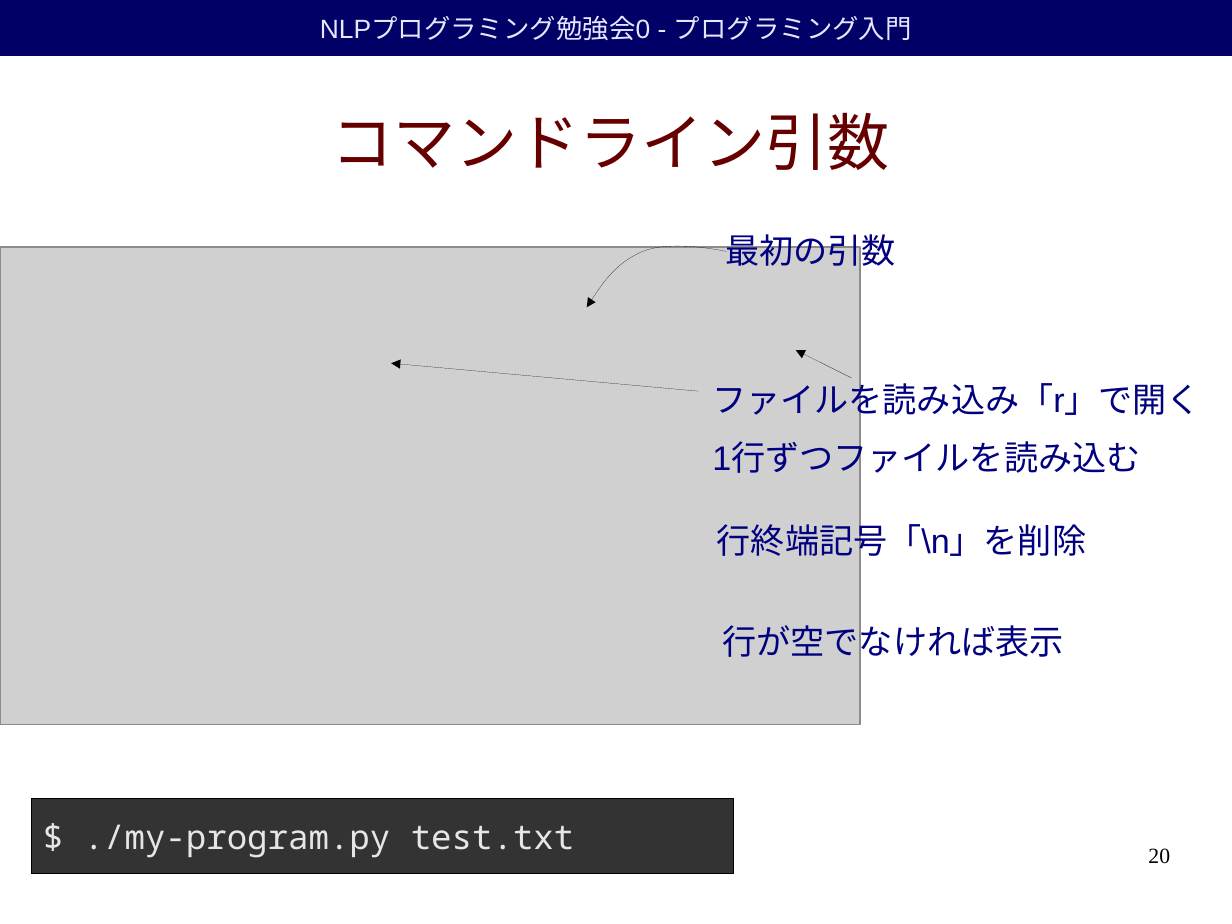
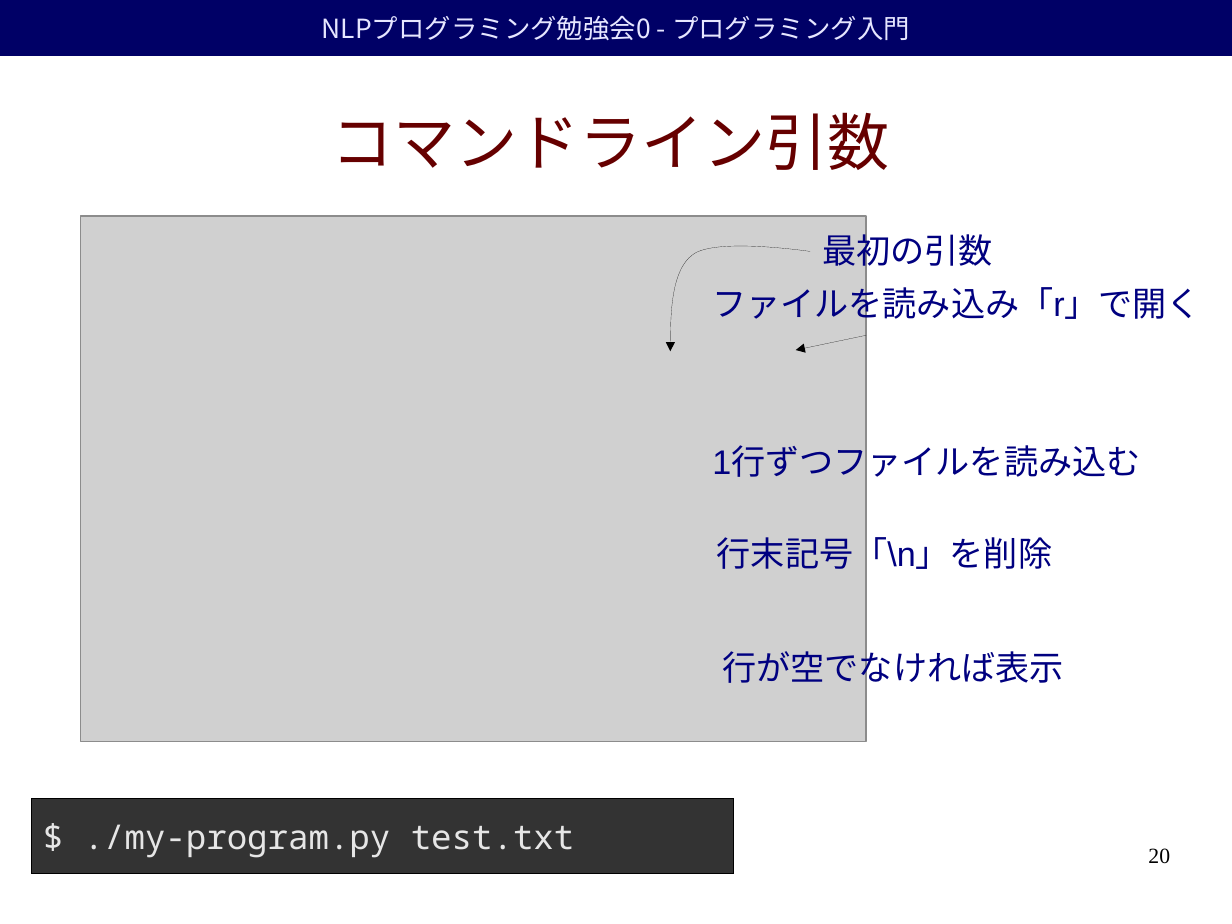
Before and after one commit to duffrind/nlppractice, a slide deck: slide 20 of download/00-intro/nlp-programming-ja-00-intro.odp. Drawn at 1232x924 pixels with LibreOffice and Linux fonts; fonts in the diff are those of the drawing; grey boxes stand for pictures; background and template pictures are left out. Boxes give left, top, right and bottom in pixels: in the first picture for what was removed or moved away, otherwise in the second. Text is boxed around its words. In the diff, an @@ line names an element or a change of style, - is before the commit and + after.

```diff
--- a/download/00-intro/nlp-programming-ja-00-intro.odp
+++ b/download/00-intro/nlp-programming-ja-00-intro.odp
@@ rectangle "NLPプログラミング勉強会0 - プログラミング入門" at box(0, 0, 1232, 56): font Arial to Noto Sans CJK JP @@
@@ picture: place and size @@
-picture at box(0, 247, 861, 726)
+picture at box(80, 216, 866, 741)
@@ text "最初の引数": place and size @@
-text "最初の引数" at box(726, 228, 896, 272)
+text "最初の引数" at box(822, 228, 992, 272)
@@ freeform shape: place and size @@
-freeform shape at box(587, 246, 727, 307)
+freeform shape at box(671, 246, 811, 351)
@@ text "ファイルを読み込み「r」で開く": place and size @@
-text "ファイルを読み込み「r」で開く" at box(712, 377, 1201, 421)
+text "ファイルを読み込み「r」で開く" at box(712, 280, 1201, 324)
@@ arrow moved from (852, 378) - (796, 350) to (866, 335) - (796, 350) @@
@@ arrow removed from (699, 391) to (391, 363) @@
@@ text "1行ずつファイルを読み込む": place and size @@
-text "1行ずつファイルを読み込む" at box(712, 442, 1140, 476)
+text "1行ずつファイルを読み込む" at box(712, 447, 1140, 481)
@@ text at box(717, 531, 1052, 575): text changed @@
-行終端記号「\n」を削除
+行末記号「\n」を削除
@@ text "行が空でなければ表示": place and size @@
-text "行が空でなければ表示" at box(723, 619, 1064, 663)
+text "行が空でなければ表示" at box(723, 645, 1064, 689)
```
Also in this commit, not shown: 26 other slides changed, 1 slide added, 16 other files.
